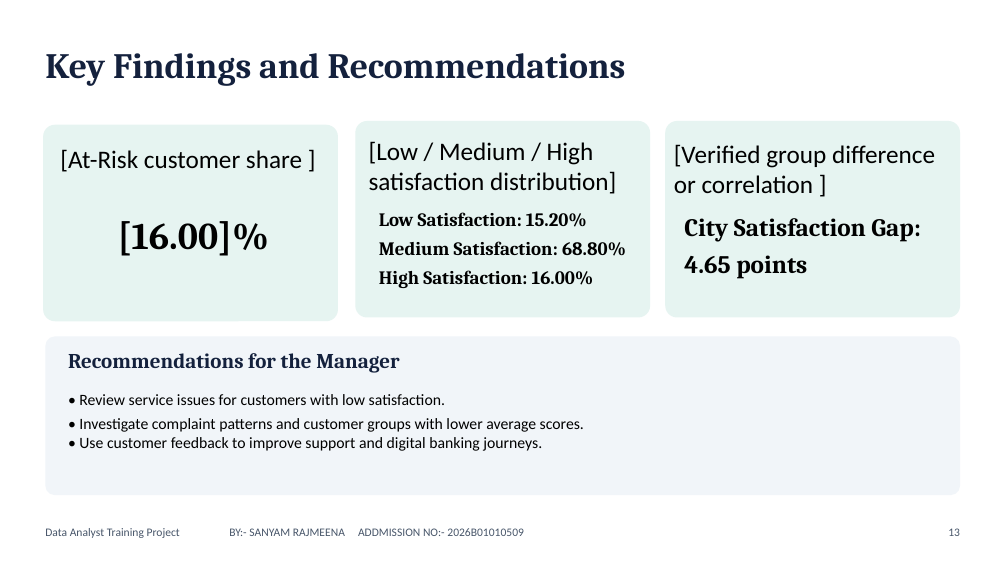
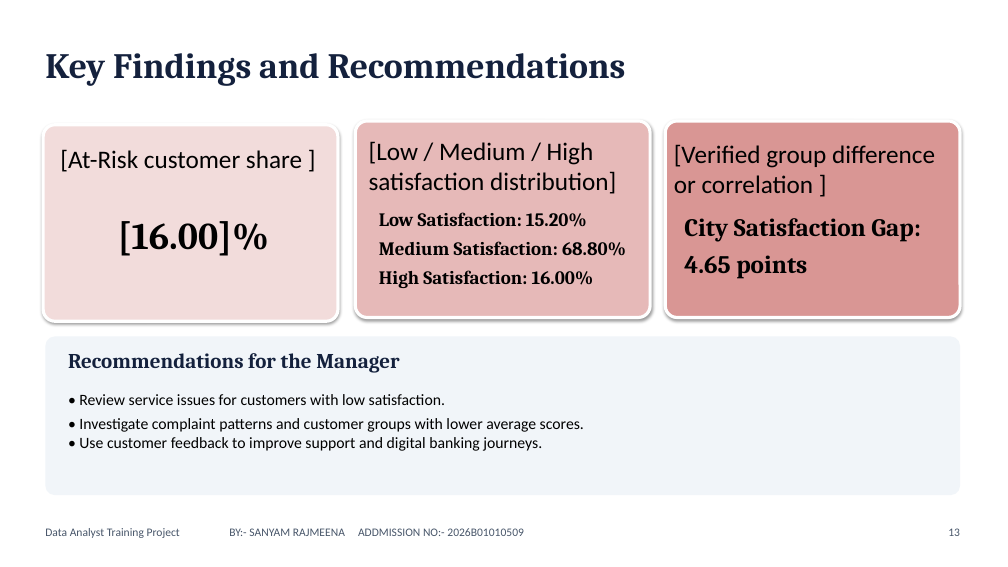
Before and after one commit to sai-secretive/HCL_DATA_ANALYTICS_PROJECT, a slide deck: slide 12 of script/presentation.pptx. Drawn at 1008x567 pixels with LibreOffice and Linux fonts; fonts in the diff are those of the drawing. Boxes give left, top, right and bottom in pixels: in the first picture for what was removed or moved away, otherwise in the second. Text is boxed around its words. In the diff, an @@ line names an element or a change of style, - is before the commit and + after.

```diff
--- a/script/presentation.pptx
+++ b/script/presentation.pptx
@@ rounded rectangle at box(43, 125, 338, 321): fill #E6F4F1 to #F2DCDB; outline none to #FFFFFF 3 pt; shadow on @@
@@ rounded rectangle at box(355, 121, 650, 318): fill #E6F4F1 to #E6B9B8; outline none to #FFFFFF 3 pt; shadow on @@
@@ rounded rectangle at box(665, 121, 960, 318): fill #E6F4F1 to #D99694; outline none to #FFFFFF 3 pt; shadow on @@
```
Also in this commit, not shown: 11 other slides changed.
